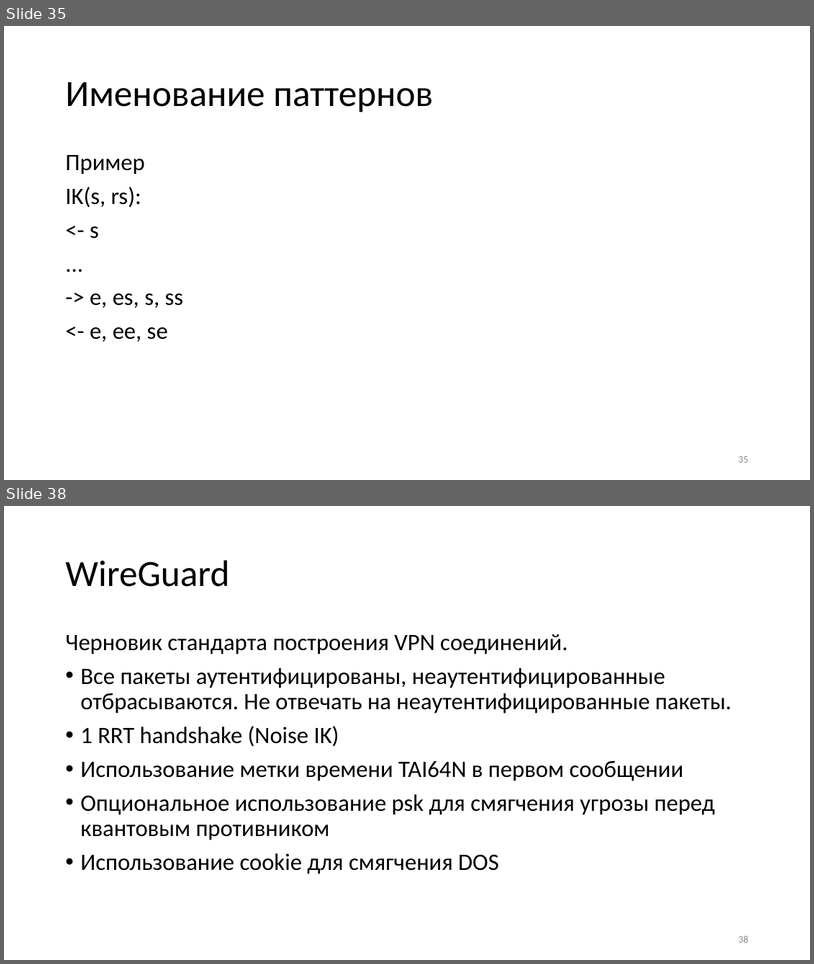
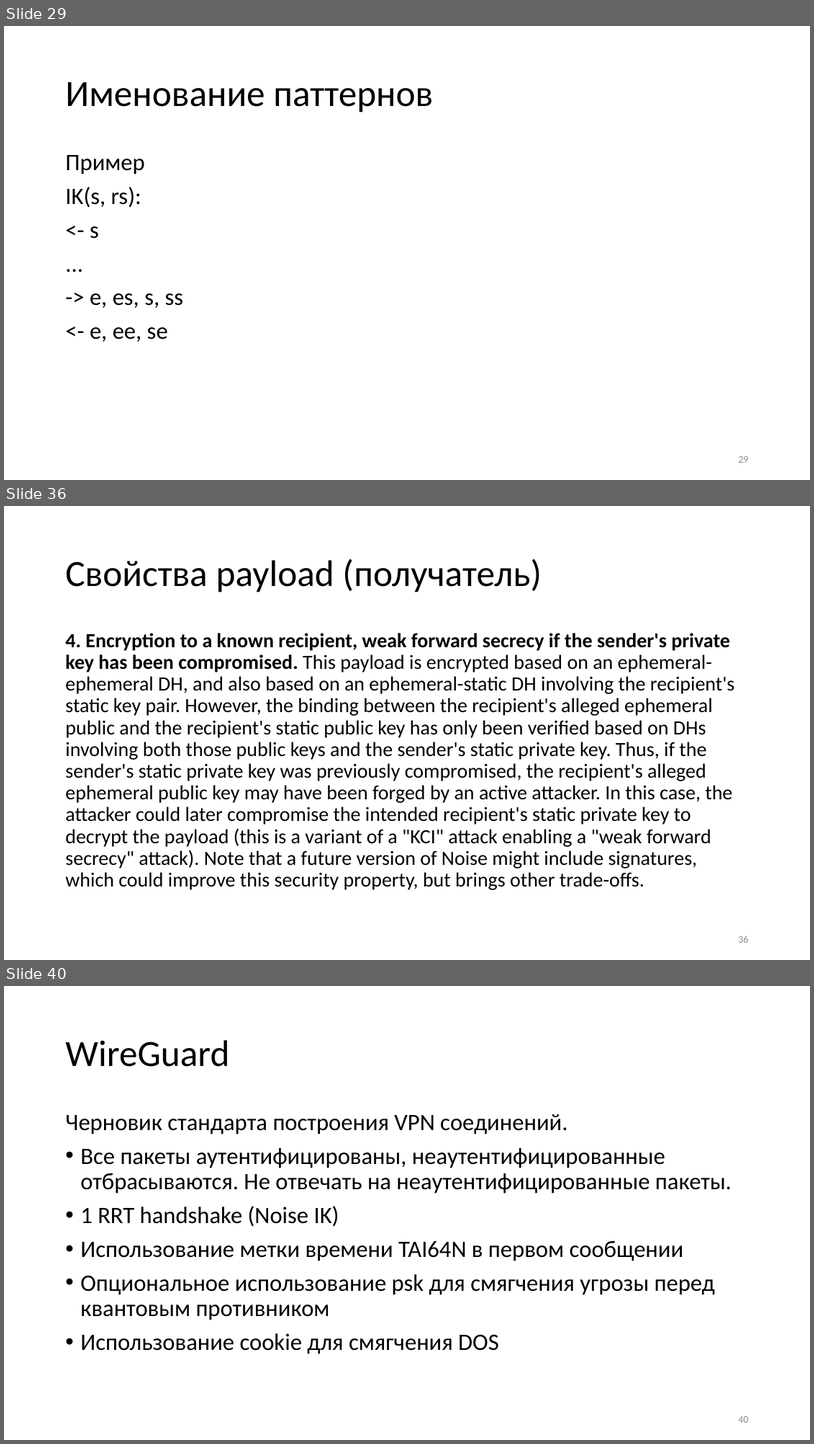
Before and after one commit to CryptoCourse/CryptoLectures, a slide deck: Lectures/Lecture0x2.pptx. Shown one above the other, each under a label of ours: slides 35 and 38 before the commit, slides 29, 36 and 40 after it; the slides between them are not shown. The pictures are 814x964 and 814x1444 pixels, drawn with LibreOffice and Linux fonts; fonts in the diff are those of the drawing. Boxes give left, top, right and bottom in pixels: in the first picture for what was removed or moved away, otherwise in the second. Text is boxed around its words. In the diff, an @@ line names an element or a change of style, - is before the commit and + after.

Commit message:
Актуализация лекции про noise

```diff
--- a/Lectures/Lecture0x2.pptx
+++ b/Lectures/Lecture0x2.pptx
@@ slide 36 added at bbox=[4, 506, 810, 960], background #FFFFFF @@
@@ title added at bbox=[65, 559, 542, 592], 44 pt, text #000000 @@
+Свойства payload (получатель)
@@ text added at bbox=[65, 633, 736, 890], 24 pt, text #000000 @@
+4. Encryption to a known recipient, weak forward secrecy if the sender's private key has been compromised. This payload is encrypted based on an ephemeral-ephemeral DH, and also based on an ephemeral-static DH involving the recipient's static key pair. However, the binding between the recipient's alleged ephemeral public and the recipient's static public key has only been verified based on DHs involving both those public keys and the sender's static private key. Thus, if the sender's static private key was previously compromised, the recipient's alleged ephemeral public key may have been forged by an active attacker. In this case, the attacker could later compromise the intended recipient's static private key to decrypt the payload (this is a variant of a "KCI" attack enabling a "weak forward secrecy" attack). Note that a future version of Noise might include signatures, which could improve this security property, but brings other trade-offs.
@@ page number added at bbox=[738, 936, 748, 942], 12 pt, text #8C8C8C @@
+36
@@ what was slide 35 is now slide 29 @@
@@ page number at bbox=[738, 456, 748, 462]: text changed @@
-35
+29
@@ what was slide 38 is now slide 40 @@
@@ page number at bbox=[738, 1416, 748, 1422]: text changed @@
-38
+40
```
Also in this commit, not shown: 3 slides changed, 7 other slides added, 6 slides removed, 2 other files.
